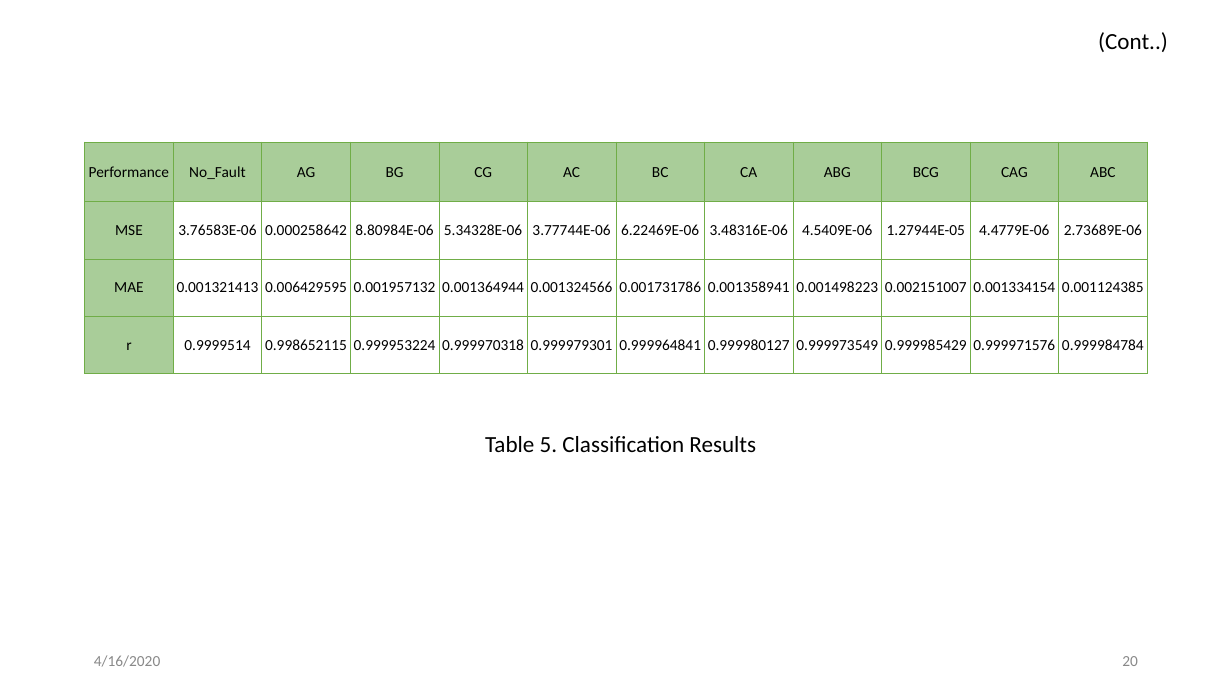
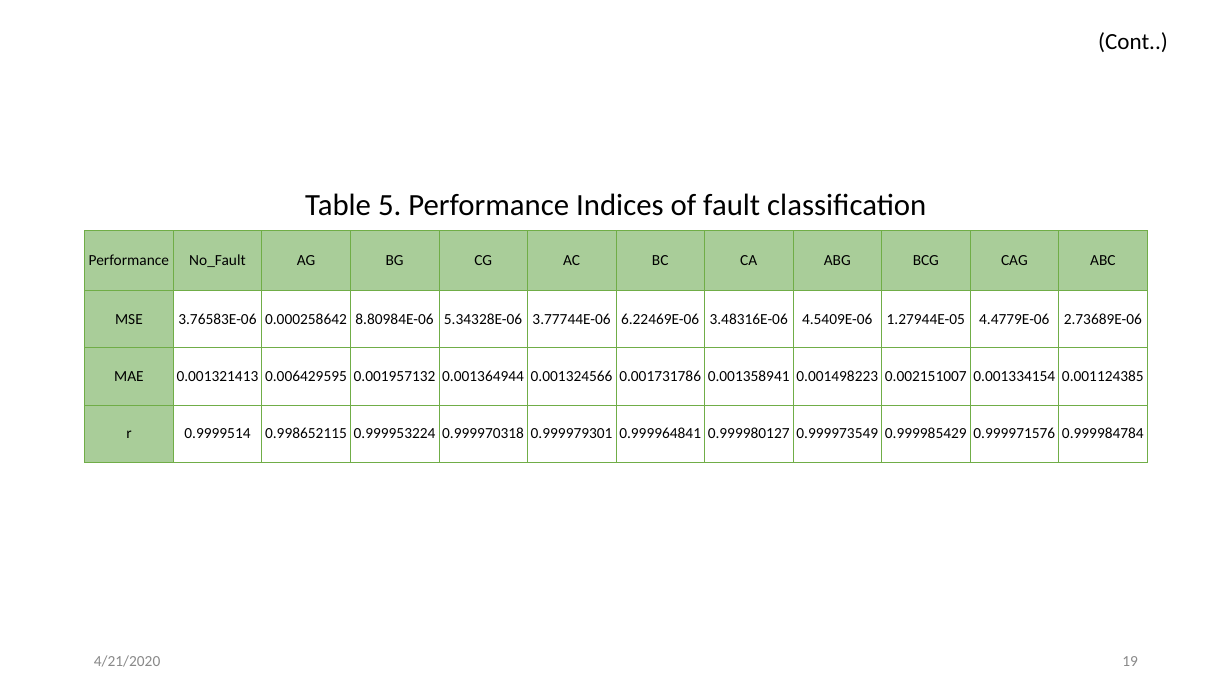
Before and after one commit to svec-final-year-project-eee/Project, a slide deck: slide 19 of Reviews/Final Review/Final Oral Presentation.pptx (slide 20 before the commit). Drawn at 1232x693 pixels with LibreOffice and Linux fonts; fonts in the diff are those of the drawing. Boxes give left, top, right and bottom in pixels: in the first picture for what was removed or moved away, otherwise in the second. Text is boxed around its words. In the diff, an @@ line names an element or a change of style, - is before the commit and + after.

```diff
--- a/Reviews/Final Review/Final Oral Presentation.pptx
+++ b/Reviews/Final Review/Final Oral Presentation.pptx
@@ text added at <box>305,193,926,216</box>, 24 pt, text #000000 @@
+Table 5. Performance Indices of fault classification
@@ table: place and size @@
-table at <box>85,142,1150,374</box>
+table at <box>85,230,1150,462</box>
@@ text removed at <box>485,436,756,452</box> @@
-Table 5. Classification Results
@@ text at <box>94,655,160,667</box>: text changed @@
-4/16/2020
+4/21/2020
@@ page number at <box>1122,656,1138,666</box>: text changed @@
-20
+19
```
Also in this commit, not shown: 25 other slides changed, 1 slide removed, 1 other file.
